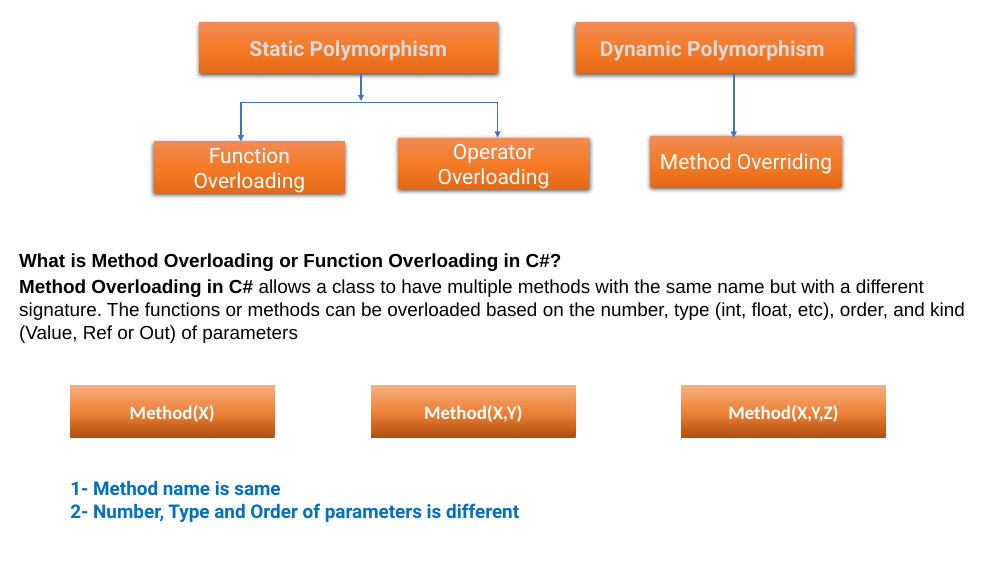
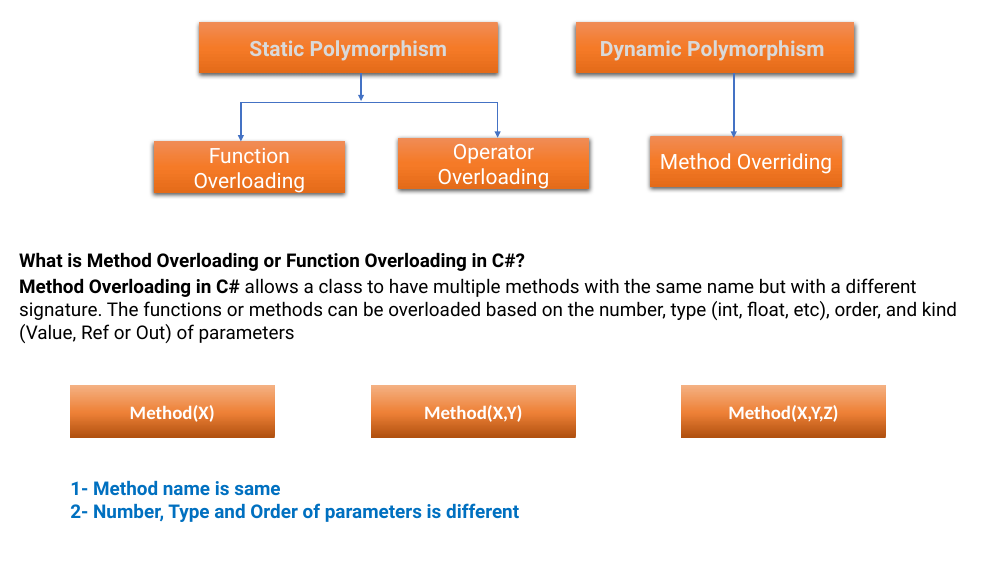
Before and after one commit to ratreraj/Csharpe-Dotnet-Sql-Docs, a slide deck: slide 3 of Polymorphism in C#.pptx. Drawn at 1008x567 pixels with LibreOffice and Linux fonts; fonts in the diff are those of the drawing. Boxes give left, top, right and bottom in pixels: in the first picture for what was removed or moved away, otherwise in the second. Text is boxed around its words. In the diff, an @@ line names an element or a change of style, - is before the commit and + after.

```diff
--- a/Polymorphism in C#.pptx
+++ b/Polymorphism in C#.pptx
@@ text "What is Method Overloading or ..." at (19,252,525,271): font Arial to Roboto @@
@@ text "Method Overloading in C# allows ..." at (19,278,957,343): font Arial to Roboto @@
```
Also in this commit, not shown: 1 other slide changed, 3 slides added, 1 other file.
